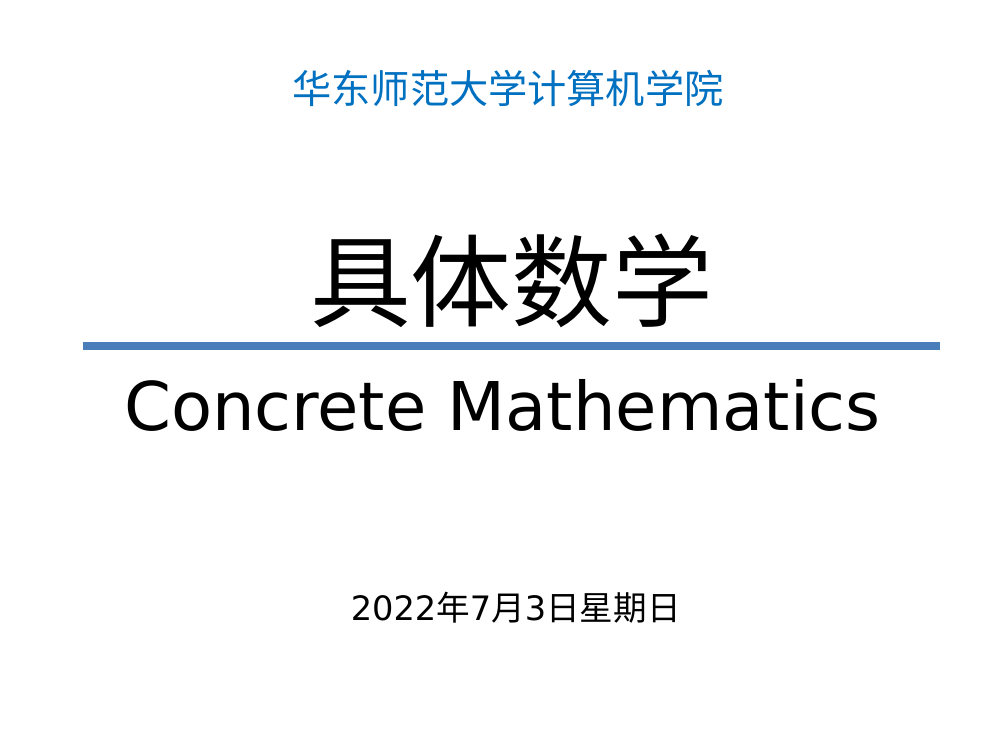
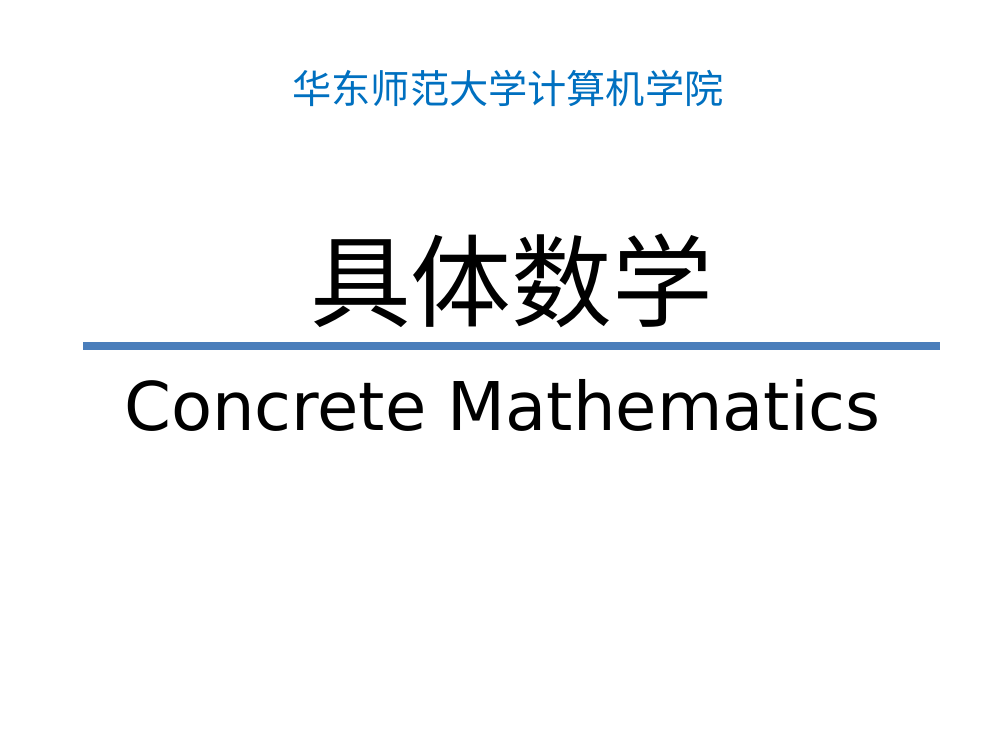
Before and after one commit to kaiyiya/deep_learning, a slide deck: slide 1 of homework/具体数学/ppt/2-2第二章.pptx. Drawn at 1008x756 pixels with LibreOffice and Linux fonts; fonts in the diff are those of the drawing. Boxes give left, top, right and bottom in pixels: in the first picture for what was removed or moved away, otherwise in the second. Text is boxed around its words. In the diff, an @@ line names an element or a change of style, - is before the commit and + after.

```diff
--- a/homework/具体数学/ppt/2-2第二章.pptx
+++ b/homework/具体数学/ppt/2-2第二章.pptx
@@ text removed at (351,593,681,623) @@
-2022年7月3日星期日
```
Also in this commit, not shown: 32 other slides changed, 1 slide added, 6 other files.
